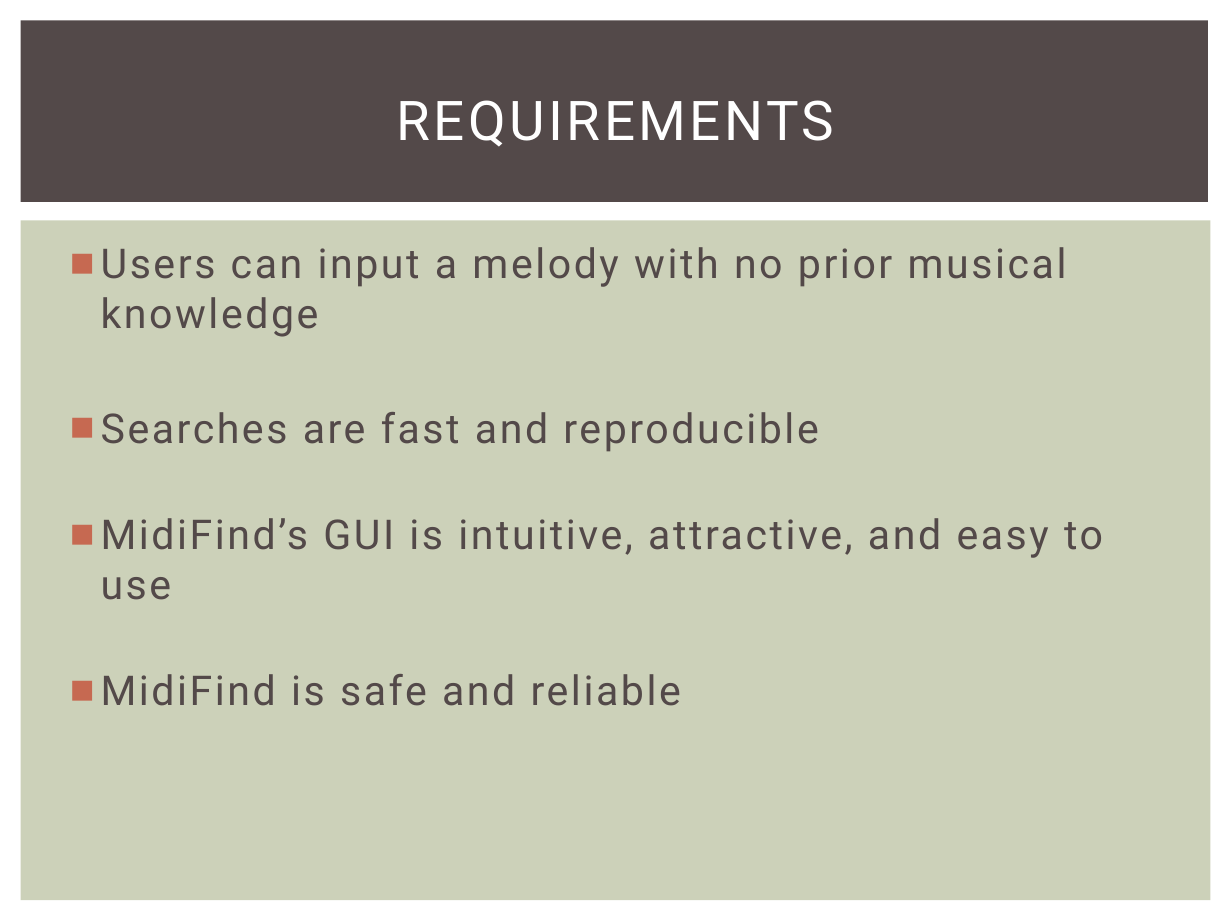
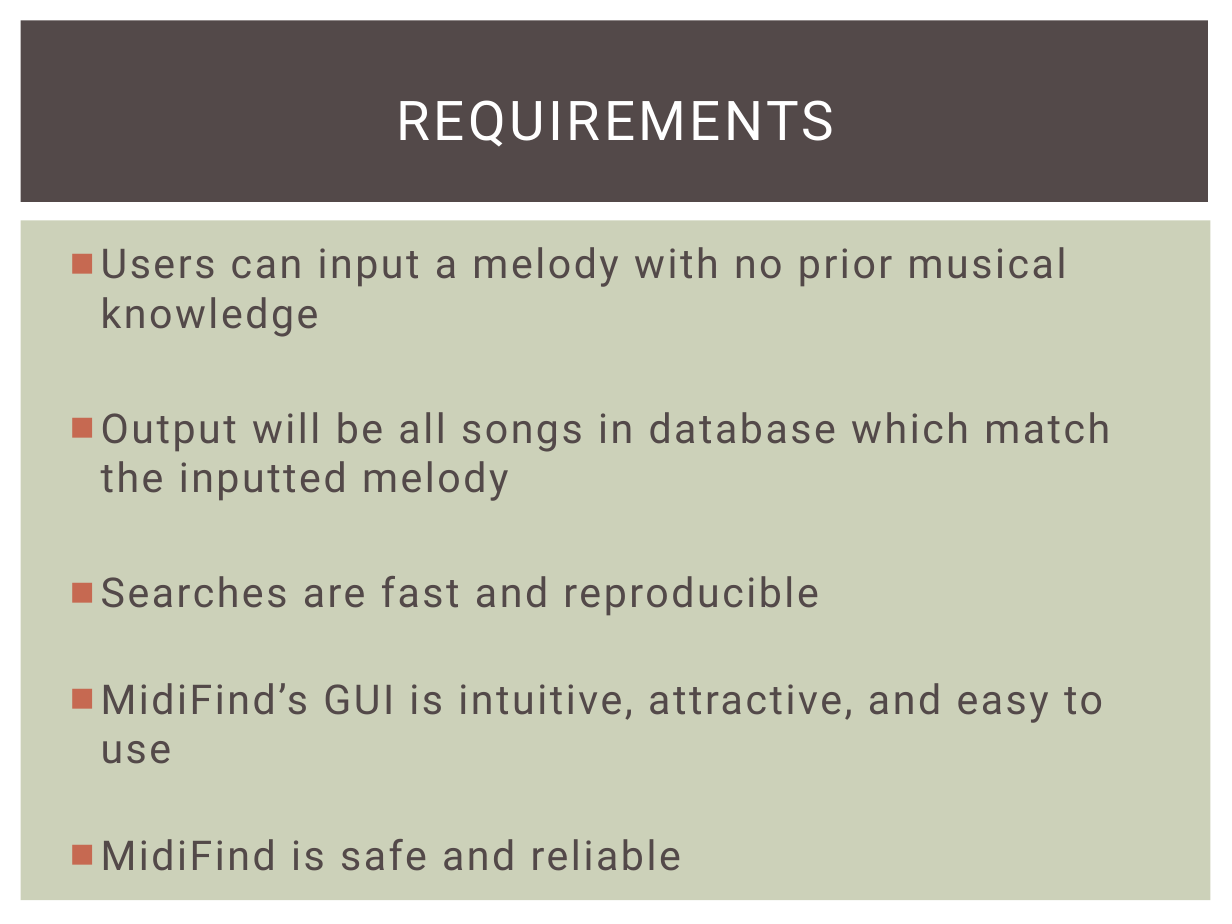
Before and after one commit to tylerpost/midiFind, a slide deck: slide 4 of Group20_ProjectPresentation.pptx. Drawn at 1232x924 pixels with LibreOffice and Linux fonts; fonts in the diff are those of the drawing. Boxes give left, top, right and bottom in pixels: in the first picture for what was removed or moved away, otherwise in the second. Text is boxed around its words. In the diff, an @@ line names an element or a change of style, - is before the commit and + after.

Commit message:
Small changes to GUI pre-presentation

```diff
--- a/Group20_ProjectPresentation.pptx
+++ b/Group20_ProjectPresentation.pptx
@@ text at box(101, 412, 1110, 501): paragraph added @@
+■ Output will be all songs in database which match the inputted melody
```
Also in this commit, not shown: 35 other files.
